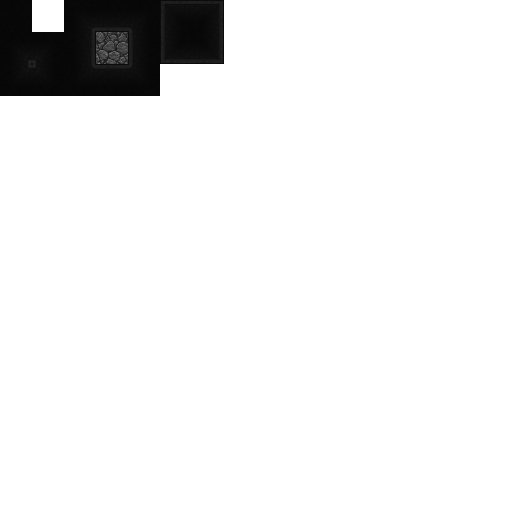
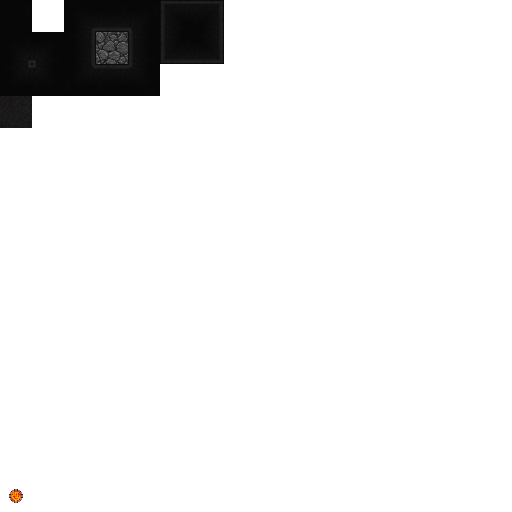
Before/after of a 512px x 512px layered artwork. What changed in the layer stack:
added layer "Layer 59" above "Layer 58" over <box>0,96,32,128</box>
added layer "Layer 58" above "Group 1" over <box>0,96,32,128</box>
added group "Group 1" with 6 layers above "Layer 51" over <box>9,489,23,503</box>
added layer "Layer 56" (66%) in group "Group 1" over <box>12,492,20,501</box>
added layer "Layer 55" (66%) in group "Group 1" over <box>11,492,21,502</box>
added layer "Layer 54" (66%) in group "Group 1" over <box>11,490,21,502</box>
added layer "Layer 57" (68%) in group "Group 1" over <box>10,490,22,501</box>
added layer "Layer 53" in group "Group 1" over <box>9,489,23,503</box>
added layer "Layer 52" in group "Group 1" over <box>9,489,23,503</box>
